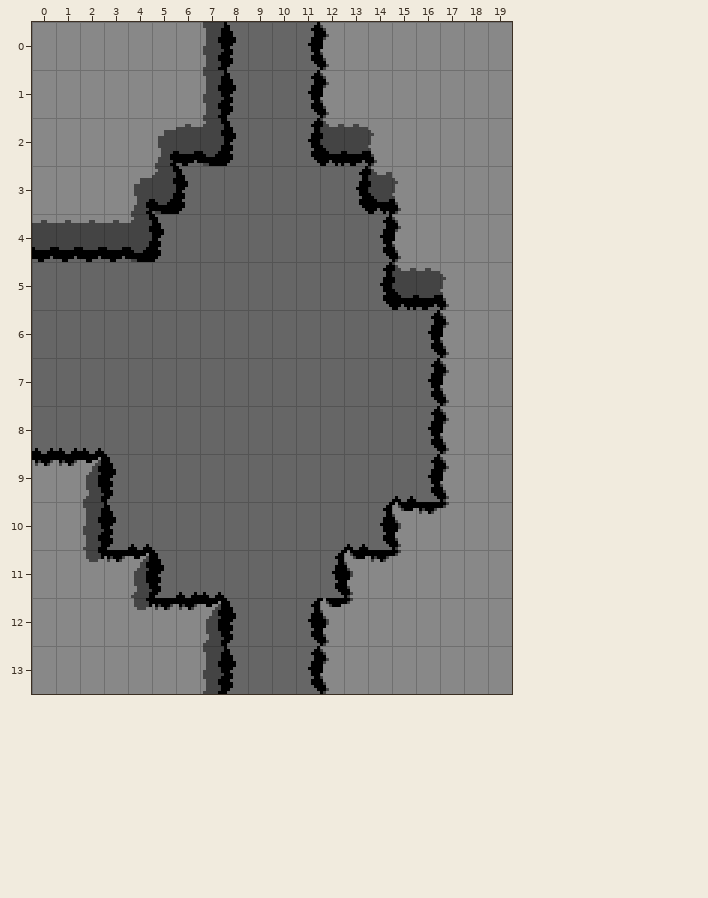
Tiled map, stored at tiled/hills_room_6.tmx. That is the earlier state.
Cells are 8x16 px. Shown: x 0..19, y 0..13.
After:
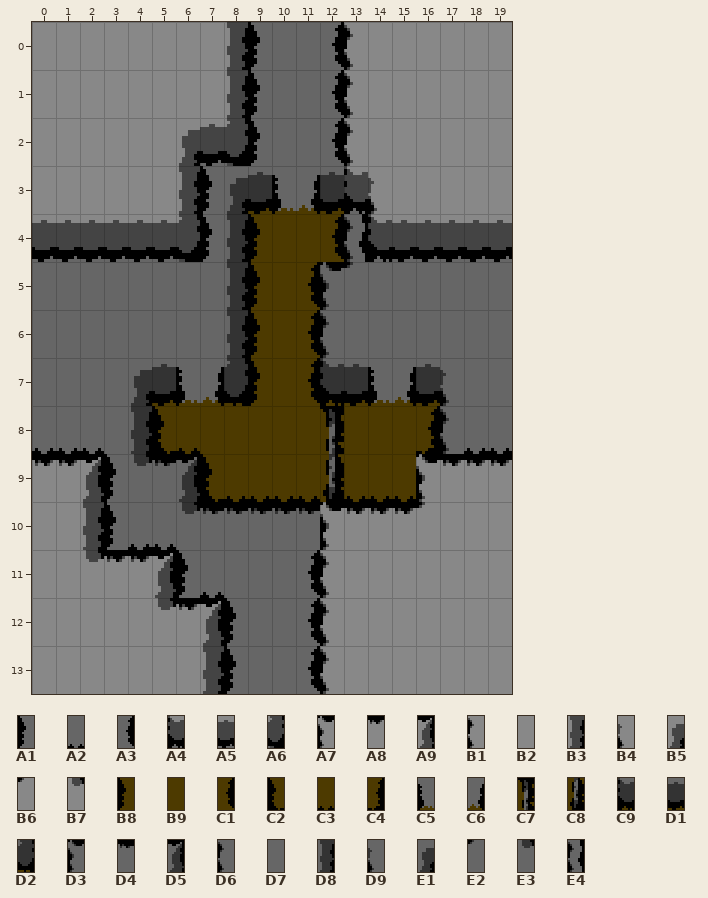
Key: from "hills_high": A1 0, A2 1, A3 2, A4 3, A5 4, A6 5, A7 6, A8 7, A9 8, B1 9, B2 10, B3 11, B4 12, B5 13, B6 14, B7 15; from "hills_ledges": B8 0, B9 1, C1 2, C2 3, C3 4, C4 5, C5 6, C6 7, C7 12, C8 14, C9 18, D1 19, D2 20, D3 21, D4 22, D5 23, D6 24, D7 25, D8 26, D9 27, E1 28, E2 29, E3 30, E4 34.
__ is an empty cell.
Edits made:
Layer "Tile Layer 1":
y 0..1: x 7..9 B3 A1 D7 -> B2 B3 A1; x 11..13 A3 B1 B2 -> D7 A3 B1
y 2: x 5..9 B5 A5 A6 A1 D7 -> B2 B5 A5 A6 A1; x 11..14 A3 A4 A5 B4 -> D7 A3 B1 B2
y 3: x 4..15 B5 A6 A1 D7 D7 D7 D7 D7 D7 A3 A4 B4 -> B2 B2 B3 A1 E1 D1 C5 C6 D1 A4 B4 B2
y 4: x 4..19 A6 A1 D7 D7 D7 D7 D7 D7 D7 D7 A3 B1 B2 B2 B2 B2 -> A5 A5 A6 A1 D8 B8 B9 B9 C1 E4 A4 A5 A5 A5 A5 A5
y 5: x 8..19 D7 D7 D7 D7 D7 D7 A3 A4 A5 B4 B2 B2 -> D8 B8 B9 C1 D3 E2 D7 D7 D7 D7 D7 D7
y 6: x 8..12 D7 D7 D7 D7 D7 -> D8 B8 B9 C1 D6; x 16..19 A3 B1 B2 B2 -> D7 D7 D7 D7
y 7: x 4..19 D7 D7 D7 D7 D7 D7 D7 D7 D7 D7 D7 D7 A3 B1 B2 B2 -> E1 D1 C5 C6 D2 B8 B9 C1 C9 D1 C5 C6 D1 D9 D7 D7
y 8: x 4..19 D7 D7 D7 D7 D7 D7 D7 D7 D7 D7 D7 D7 A3 B1 B2 B2 -> D8 C2 C3 B9 B9 B9 B9 B9 C7 B9 B9 B9 C4 D6 A2 A2
y 9: x 4..19 D7 D7 D7 D7 D7 D7 D7 D7 D7 D7 D7 A2 A3 B1 B2 B2 -> E3 D4 D5 C2 C3 C3 C3 C3 C8 C3 C3 C3 A7 A8 A8 A8
y 10: x 5..17 D7 D7 D7 D7 D7 D7 D7 D7 A2 A3 A7 A8 B6 -> A2 E3 D4 D4 D4 D4 D4 A7 A8 A8 A8 B6 B2
y 11: x 4..6 A9 A1 A2 -> A8 A9 A1; x 11..15 D7 A3 A7 A8 B6 -> A3 B1 B2 B2 B2
y 12: x 4..5 B7 A8 -> B2 B7; x 12..13 A7 B6 -> B1 B2
Boxes around the changes in both pictures, in picture pixels (x1, y1, x2, y2):
changed: (131, 22, 512, 631)
